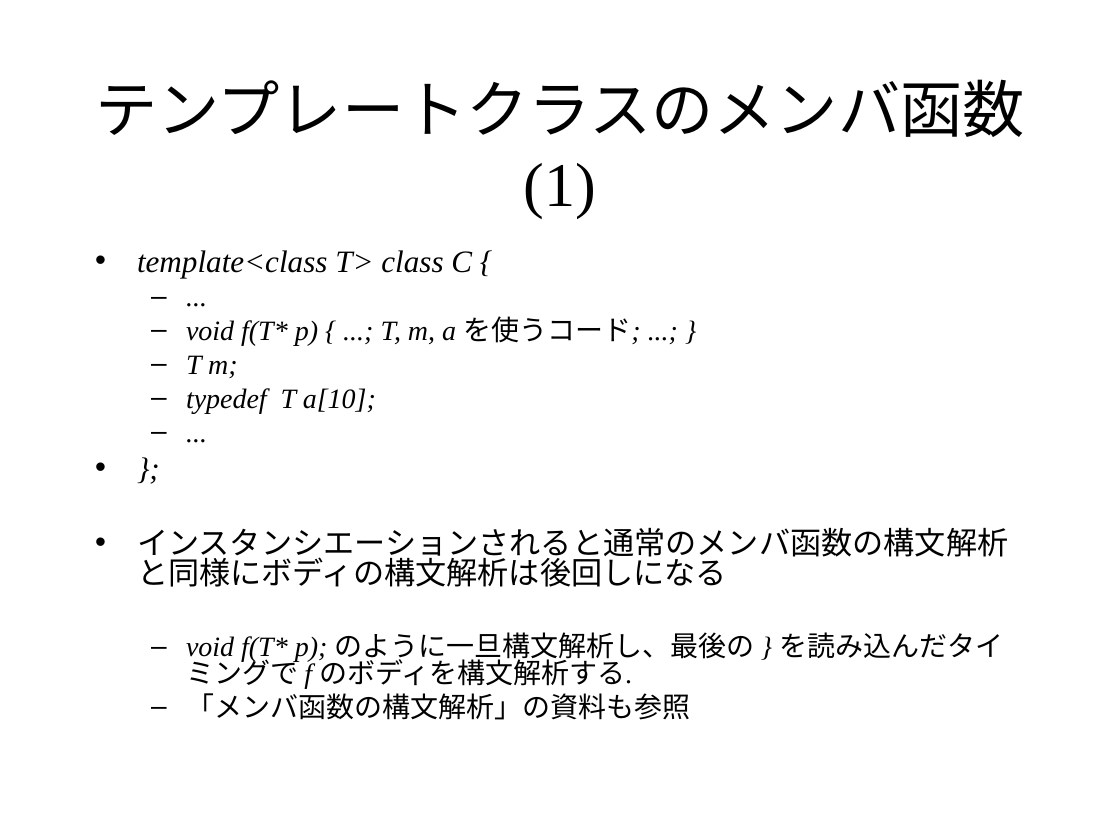
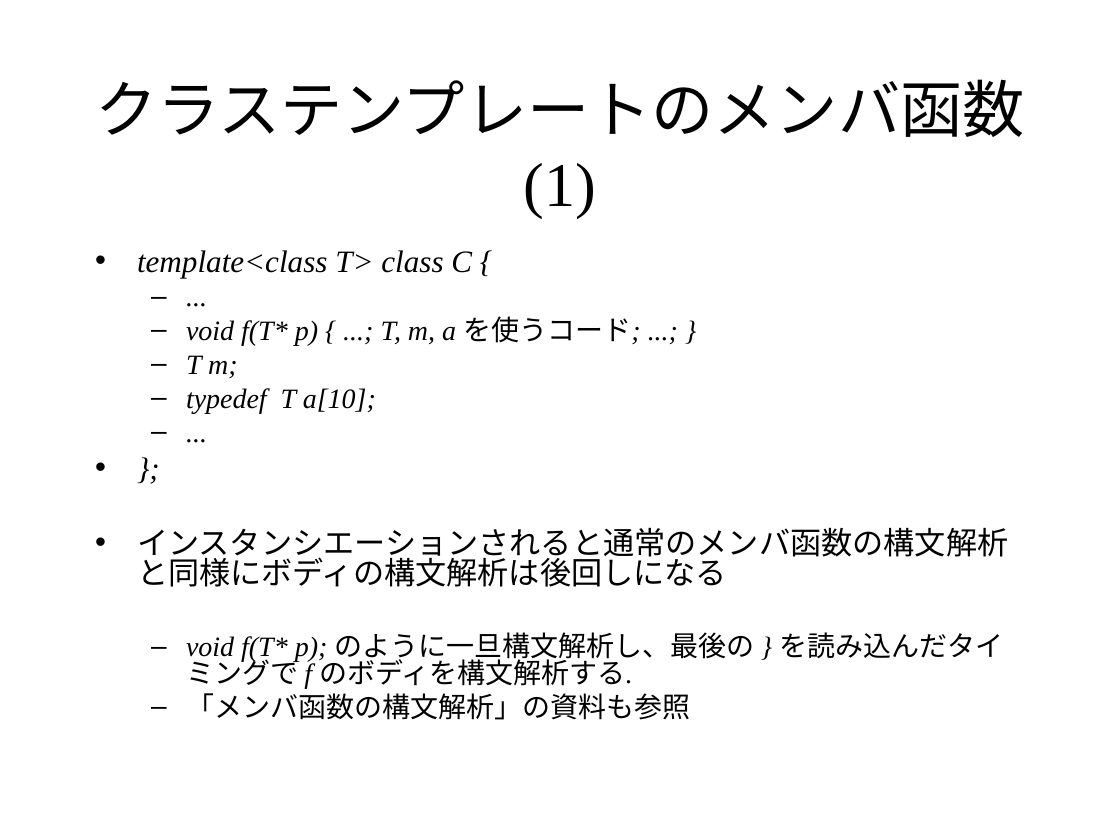
Before and after one commit to KeiHasegawa/cxx_doc, a slide deck: slide 6 of 14_template_parse.ppt. Drawn at 1120x840 pixels with LibreOffice and Linux fonts; fonts in the diff are those of the drawing. Boxes give left, top, right and bottom in pixels: in the first picture for what was removed or moved away, otherwise in the second. Text is boxed around its words. In the diff, an @@ line names an element or a change of style, - is before the commit and + after.

```diff
--- a/14_template_parse.ppt
+++ b/14_template_parse.ppt
@@ title at box(95, 79, 1024, 218): text changed @@
-テンプレートクラスのメンバ函数(1)
+クラステンプレートのメンバ函数(1)
```
Also in this commit, not shown: 4 other slides changed, 9 other files.
